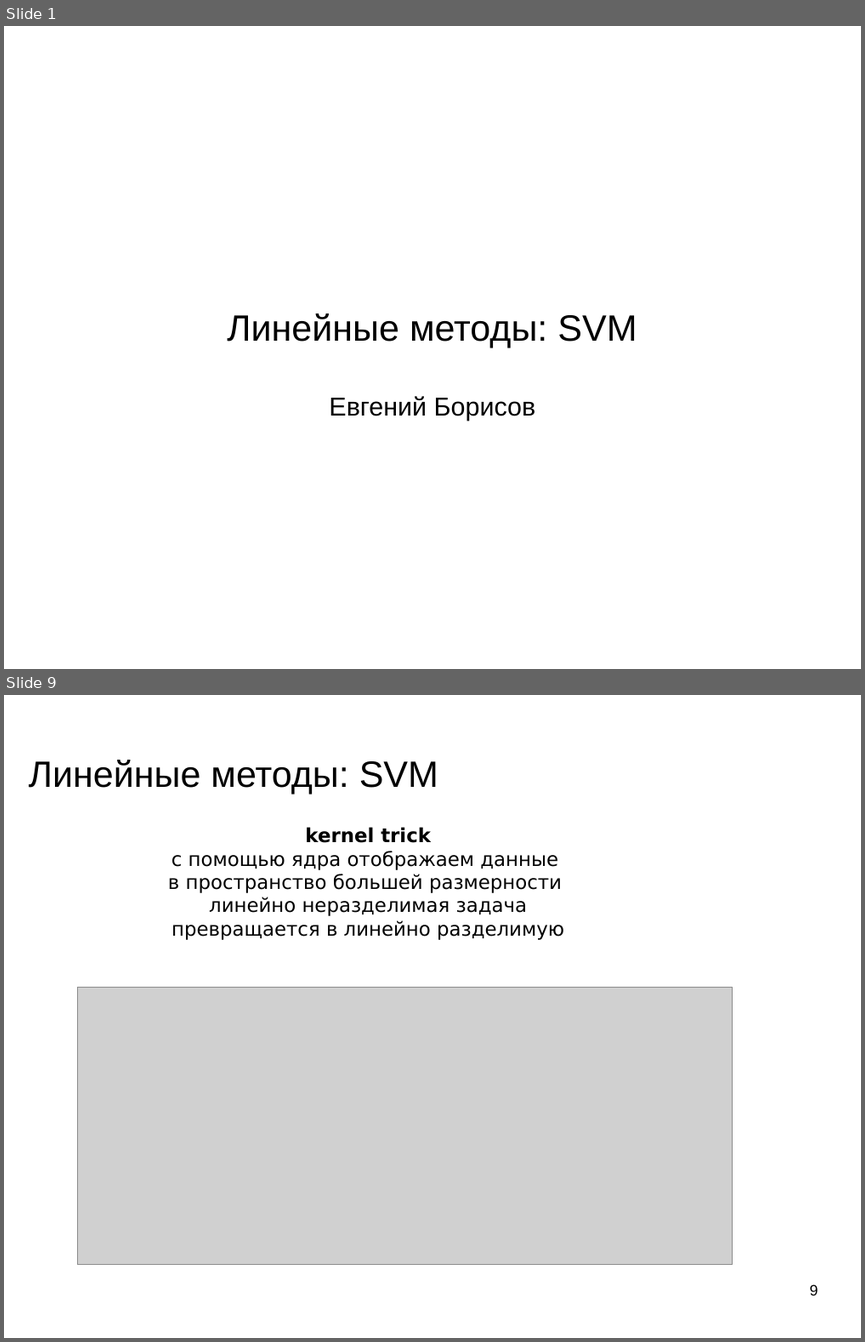
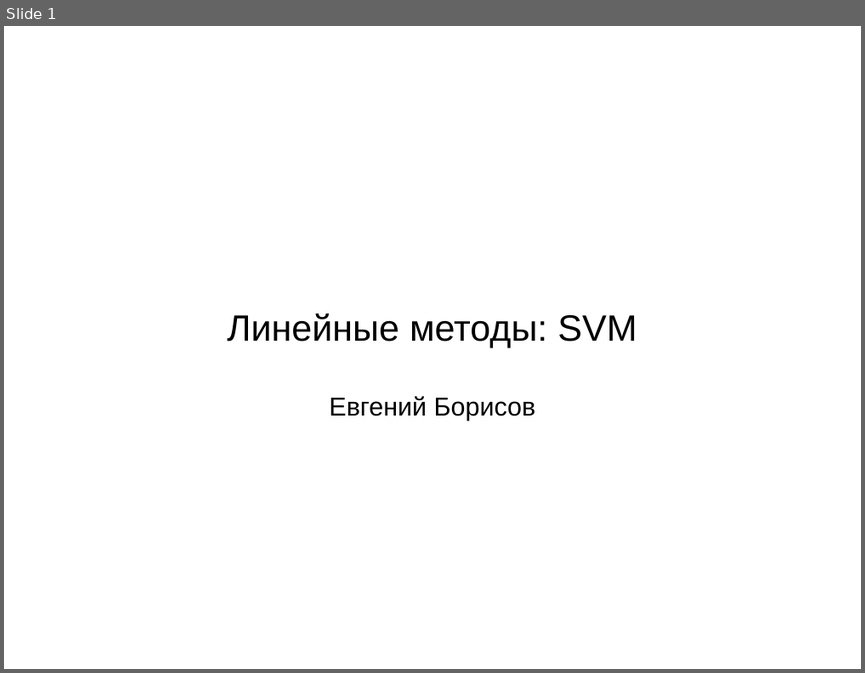
Before and after one commit to mechanoid5/ml_lectorium_legacy, a slide deck: 18-svm.odp. Shown one above the other, each under a label of ours: slides 1 and 9 before the commit, slide 1 after it; the slides between them are not shown. The pictures are 865x1342 and 865x673 pixels, drawn with LibreOffice and Linux fonts; fonts in the diff are those of the drawing; grey boxes stand for pictures; background and template pictures are left out. Boxes give left, top, right and bottom in pixels: in the first picture for what was removed or moved away, otherwise in the second. Text is boxed around its words. In the diff, an @@ line names an element or a change of style, - is before the commit and + after.

```diff
--- a/18-svm.odp
+++ b/18-svm.odp
@@ slide 9 removed at <box>4,695,861,1338</box>, background picture (left out) @@
@@ title removed at <box>29,760,438,794</box> @@
-Линейные методы: SVM
@@ text removed at <box>168,827,564,940</box> @@
-kernel trick
-с помощью ядра отображаем данные
-в пространство большей размерности
-линейно неразделимая задача
-превращается в линейно разделимую
@@ picture removed at <box>77,987,732,1265</box> @@
@@ page number removed at <box>810,1284,818,1295</box> @@
-9
```
Also in this commit, not shown: 5 slides changed, 4 slides added, 3 other slides removed, 3 other files.
